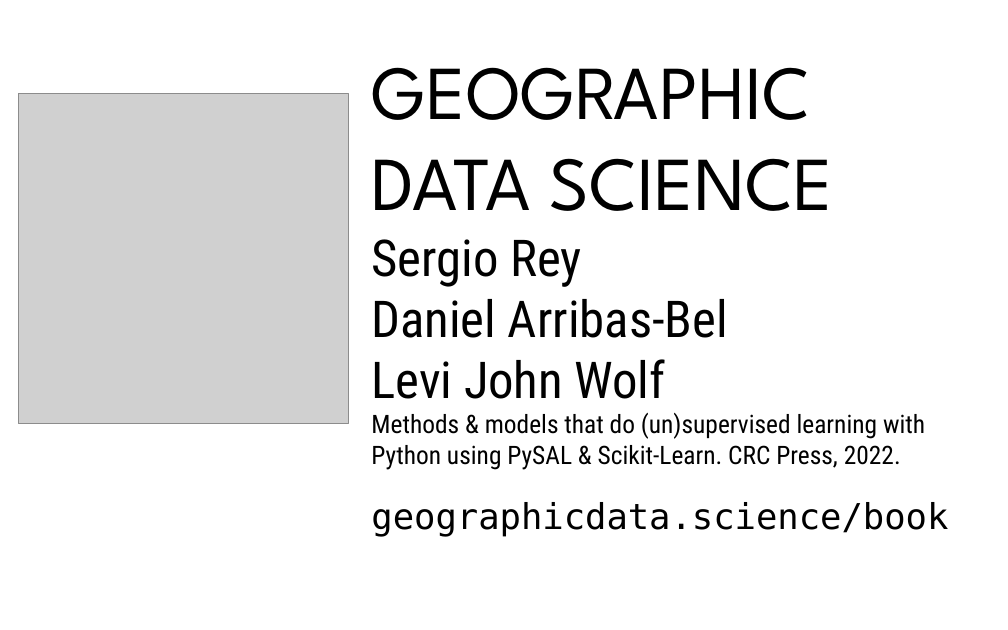
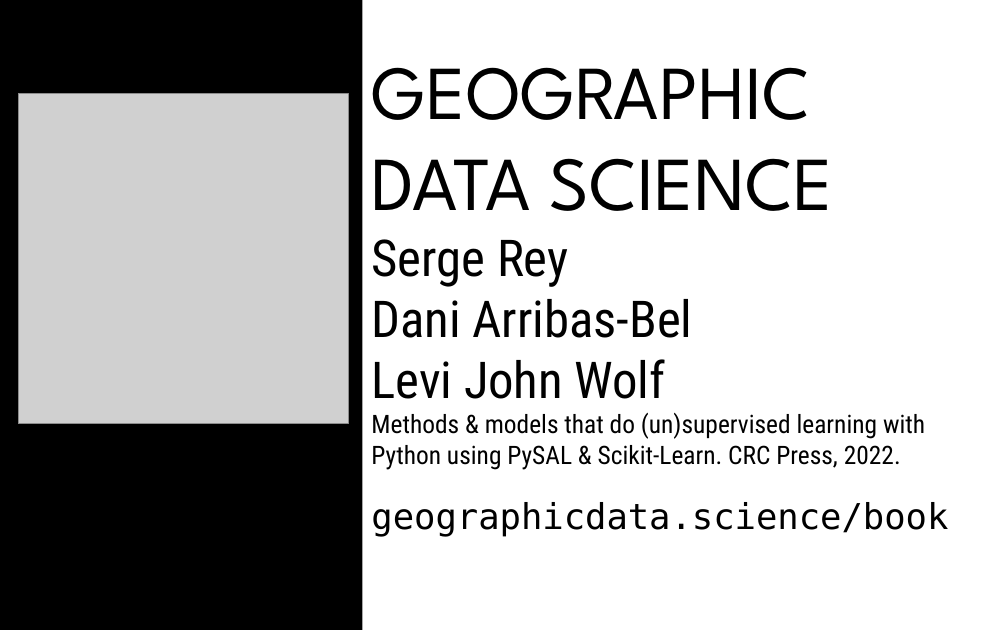
Before and after one commit to ljwolf/ljwolf.github.io, a slide deck: slide 40 of static/talks/2020_carto_sdsc.pptx. Drawn at 1008x630 pixels with LibreOffice and Linux fonts; fonts in the diff are those of the drawing; grey boxes stand for pictures. Boxes give left, top, right and bottom in pixels: in the first picture for what was removed or moved away, otherwise in the second. Text is boxed around its words. In the diff, an @@ line names an element or a change of style, - is before the commit and + after.

```diff
--- a/static/talks/2020_carto_sdsc.pptx
+++ b/static/talks/2020_carto_sdsc.pptx
@@ freeform shape added at [0, 0, 503, 630], fill #000000, outline #000000 2 pt @@
@@ rectangle added at [362, 0, 1008, 630], fill #FFFFFF @@
@@ text at [371, 239, 693, 338]: text changed @@
-Sergio Rey
-Daniel Arribas-Bel
+Serge Rey
+Dani Arribas-Bel
```
Also in this commit, not shown: 4 other slides changed, 2 slides added, 1 slide removed, 1 other file.
